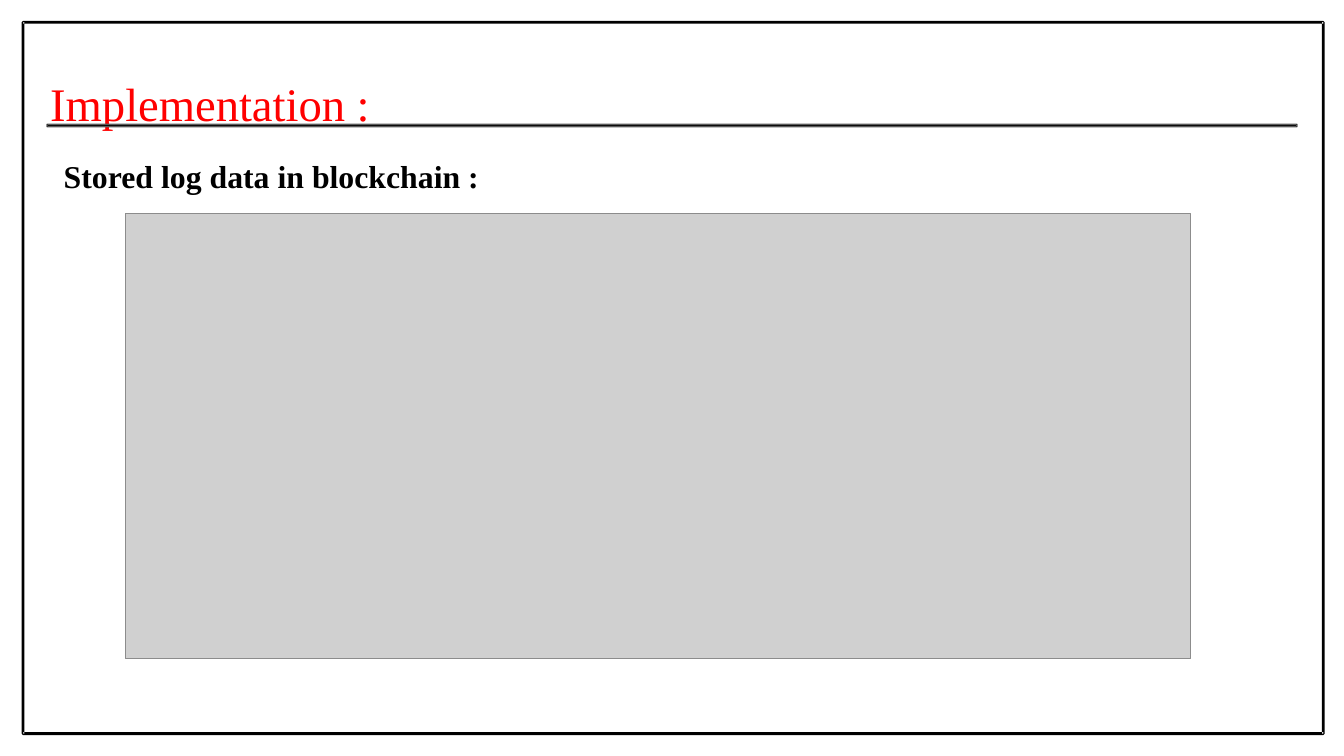
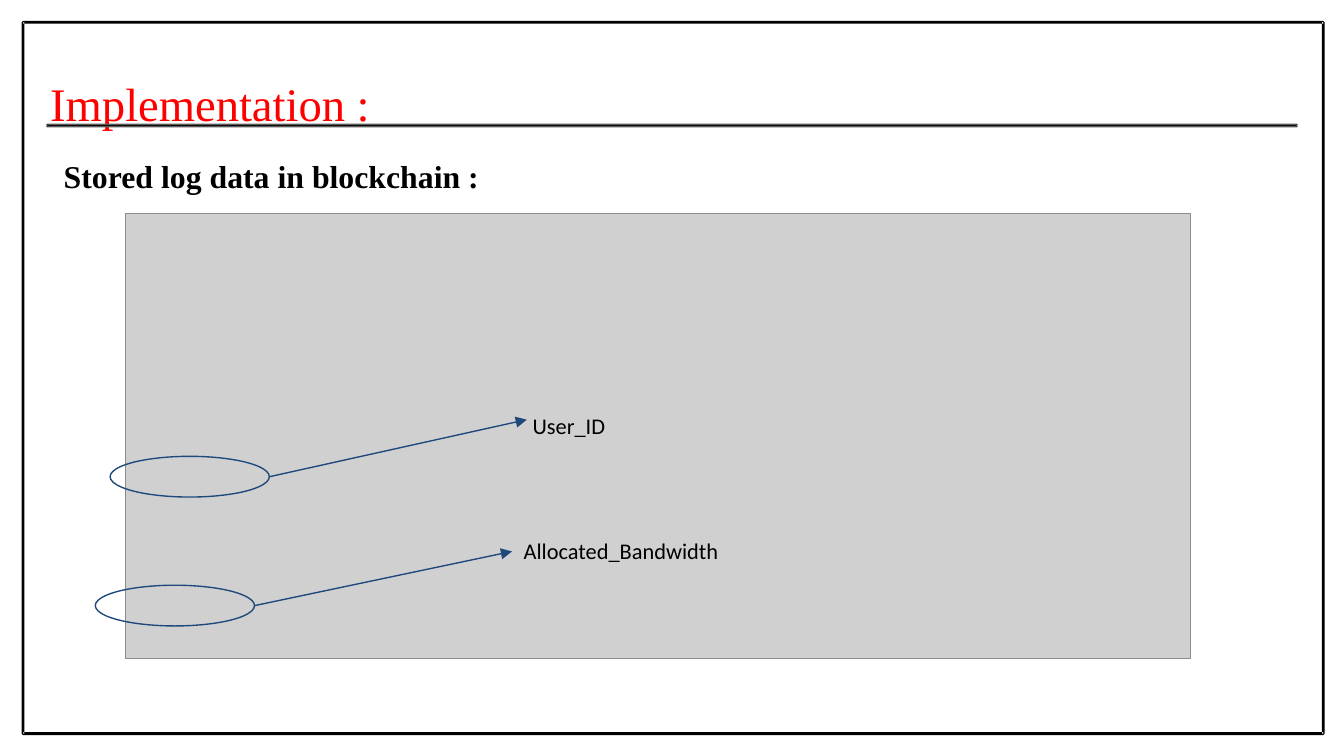
Before and after one commit to Prithiv-vijai/5g_MEC_Blockchain, a slide deck: slide 20 of files/Batch-4 First Review.pptx. Drawn at 1344x756 pixels with LibreOffice and Linux fonts; fonts in the diff are those of the drawing; grey boxes stand for pictures. Boxes give left, top, right and bottom in pixels: in the first picture for what was removed or moved away, otherwise in the second. Text is boxed around its words. In the diff, an @@ line names an element or a change of style, - is before the commit and + after.

```diff
--- a/files/Batch-4 First Review.pptx
+++ b/files/Batch-4 First Review.pptx
@@ arrow added from (269, 477) to (527, 419), #1F497D 0.75 pt @@
@@ text added at box(533, 419, 605, 437), 12 pt, text #000000 @@
+User_ID
@@ ellipse added at box(110, 457, 269, 497), outline #1F497D 0.75 pt @@
@@ arrow added from (254, 606) to (512, 551), #1F497D 0.75 pt @@
@@ text added at box(524, 543, 718, 562), 12 pt, text #000000 @@
+Allocated_Bandwidth
@@ ellipse added at box(95, 585, 254, 625), outline #1F497D 0.75 pt @@
```
Also in this commit, not shown: 7 other slides changed, 1 slide added, 20 other files.
